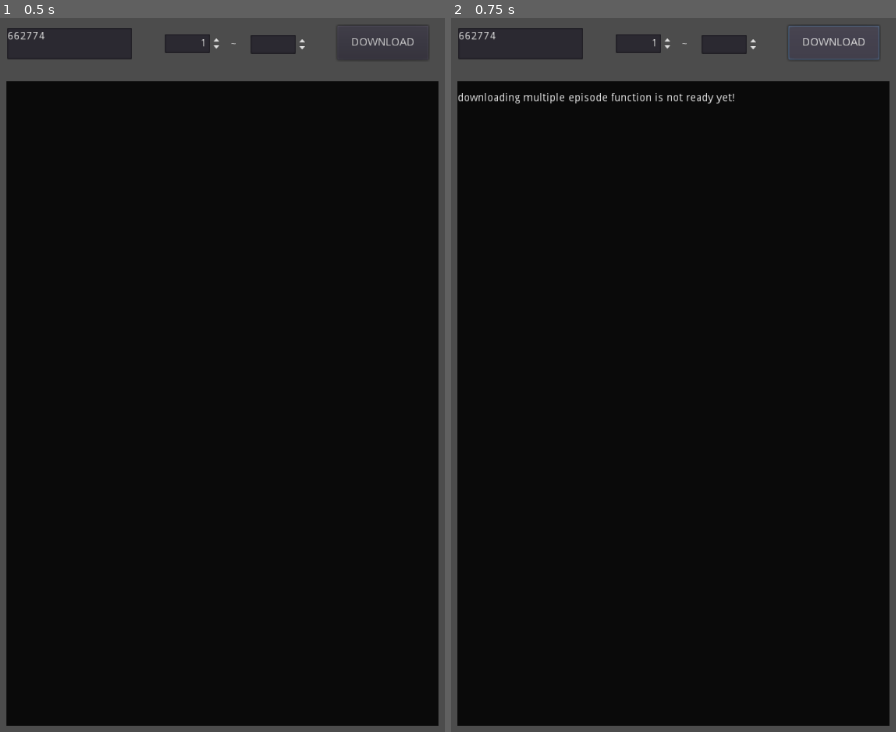
Above: before the commit, frames 1-2 (left to right).
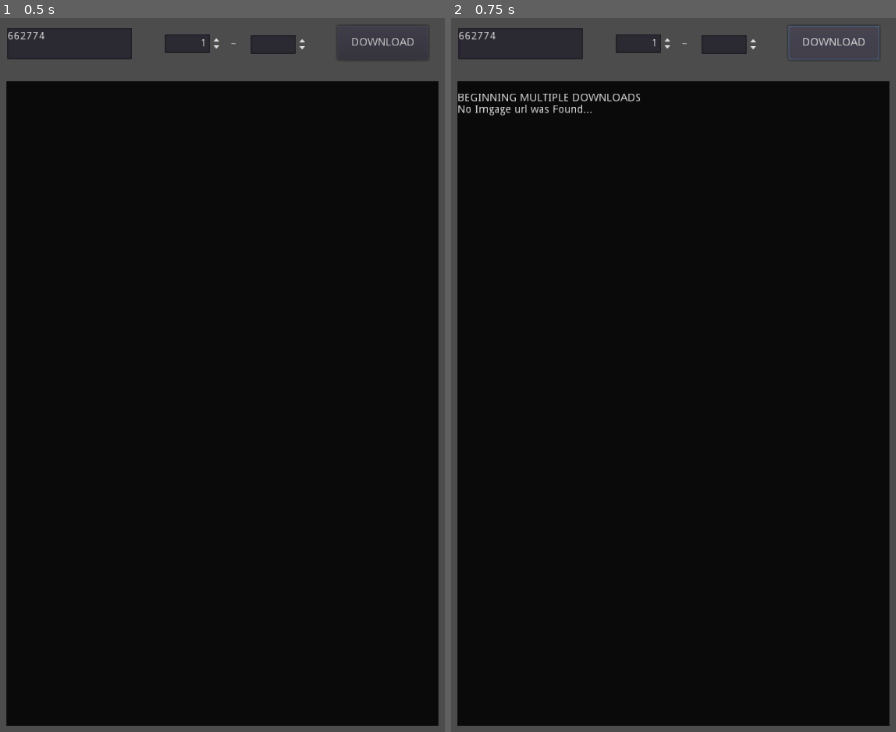
Above: after the commit, the same moments.

Repository: enhyq/GodotProject
Game: Godot game, scene res://Main.tscn
Same seed, same stepped clock (60 frames per second), same inputs: the game is played once before the commit and once after it. The project has no main scene, so this scene is started directly.
Inputs:
- Up to frame 1 (0.5 s): no input
- Up to frame 2 (0.75 s): click "DOWNLOAD" at 0.5 s

Frame 1 is identical in both runs. In frame 2, 0.6% of the frame differs, in the area x 1-64%, y 10-14%.

Commit message:
Add multiple download function

Diff:
--- a/webtoon_downloader/Main.gd
+++ b/webtoon_downloader/Main.gd
@@ -7,6 +7,7 @@
 var CURRENT_EPISODE_NUM:int # for storing currently downloading episode number
 var CURRENT_EPISODE_NAME # current episode name
 var MERGED_IMAGE = Image.new()
+var END_EPISODE_NUM
 
 # node shortcuts
 var _output_display
@@ -67,25 +68,32 @@
 
 # ***** 1 *****
 func _on_DownloadButton_pressed():
+	CURRENT_EPISODE_NUM = get_episode_from_val()
+	END_EPISODE_NUM = get_episode_to_val()
 	# download a single episode
 	if get_episode_from_val() == get_episode_to_val():
-		CURRENT_EPISODE_NUM = get_episode_to_val()
-
 		# controls signal conenction (maybe take it out as a separate function later...)
 		if $HTTPRequest.is_connected("request_completed", self, "_on_downloadMultipleImgs_request_completed"):
 			$HTTPRequest.disconnect("request_completed", self, "_on_downloadMultipleImgs_request_completed")
 		if not $HTTPRequest.is_connected("request_completed", self, "_on_getWebtoonPage_request_completed"):
 			$HTTPRequest.connect("request_completed", self, "_on_getWebtoonPage_request_completed")
 
-		$HTTPRequest.request(create_naver_comic_url(get_titleid_val(), get_episode_to_val()))
+		$HTTPRequest.request(create_naver_comic_url(get_titleid_val(), CURRENT_EPISODE_NUM))
 	# download multiple episodes
 	else:
-		print_on_output_display("downloading multiple episode function is not ready yet!")
-
+#		print_on_output_display("downloading multiple episode function is not ready yet!")
+		print_on_output_display("BEGINNING MULTIPLE DOWNLOADS")
+		# controls signal conenction (maybe take it out as a separate function later...)
+		if $HTTPRequest.is_connected("request_completed", self, "_on_downloadMultipleImgs_request_completed"):
+			$HTTPRequest.disconnect("request_completed", self, "_on_downloadMultipleImgs_request_completed")
+		if not $HTTPRequest.is_connected("request_completed", self, "_on_getWebtoonPage_request_completed"):
+			$HTTPRequest.connect("request_completed", self, "_on_getWebtoonPage_request_completed")
+
+		$HTTPRequest.request(create_naver_comic_url(get_titleid_val(), CURRENT_EPISODE_NUM))
 
 # ***** 2 *****
-func _on_getWebtoonPage_request_completed(result, response_code, headers, body):
-	print_HTTPRequest_RRH_on_output_display(result, response_code, headers)
+func _on_getWebtoonPage_request_completed(_result, _response_code, _headers, body):
+#	print_HTTPRequest_RRH_on_output_display(result, response_code, headers)
 	IMG_URLS.clear()
 	IMG_URLS = parse_img_data_from_html(body)
 
@@ -162,7 +170,7 @@
 # ***** 4 *****
 func request_for_image():
 	var request_header = ["User-Agent: Mozilla/5.1 (Windows NT 10.1; Win64; x64) AppleWebKit/536.37 (KHTML, like Gecko) Chrome/91.1.4480.73 Safari/535.36",
-				 "Referer: " + create_naver_comic_url(get_titleid_val(), get_episode_to_val())
+				 "Referer: " + create_naver_comic_url(get_titleid_val(), CURRENT_EPISODE_NUM)
 				]
 
 	# controls signal conenction (maybe take it out as a separate function later...)
@@ -214,6 +222,18 @@
 	else:
 		# when all the img urls are downloaded
 		print_on_output_display("Download Complete")
+		if CURRENT_EPISODE_NUM == END_EPISODE_NUM:
+			print_on_output_display("ALL DOWNLOADS COMPLETED")
+		elif CURRENT_EPISODE_NUM < END_EPISODE_NUM:
+			CURRENT_EPISODE_NUM += 1
+
+			# controls signal conenction (maybe take it out as a separate function later...)
+			if $HTTPRequest.is_connected("request_completed", self, "_on_downloadMultipleImgs_request_completed"):
+				$HTTPRequest.disconnect("request_completed", self, "_on_downloadMultipleImgs_request_completed")
+			if not $HTTPRequest.is_connected("request_completed", self, "_on_getWebtoonPage_request_completed"):
+				$HTTPRequest.connect("request_completed", self, "_on_getWebtoonPage_request_completed")
+
+			$HTTPRequest.request(create_naver_comic_url(get_titleid_val(), CURRENT_EPISODE_NUM))
 
 
 func save_image_to_local(image:Image):
--- a/webtoon_downloader/Main.tscn
+++ b/webtoon_downloader/Main.tscn
@@ -41,6 +41,7 @@
 margin_bottom = 896.0
 custom_styles/normal = SubResource( 1 )
 custom_colors/default_color = Color( 0.972549, 0.972549, 0.972549, 1 )
+scroll_following = true
 __meta__ = {
 "_edit_use_anchors_": false
 }
